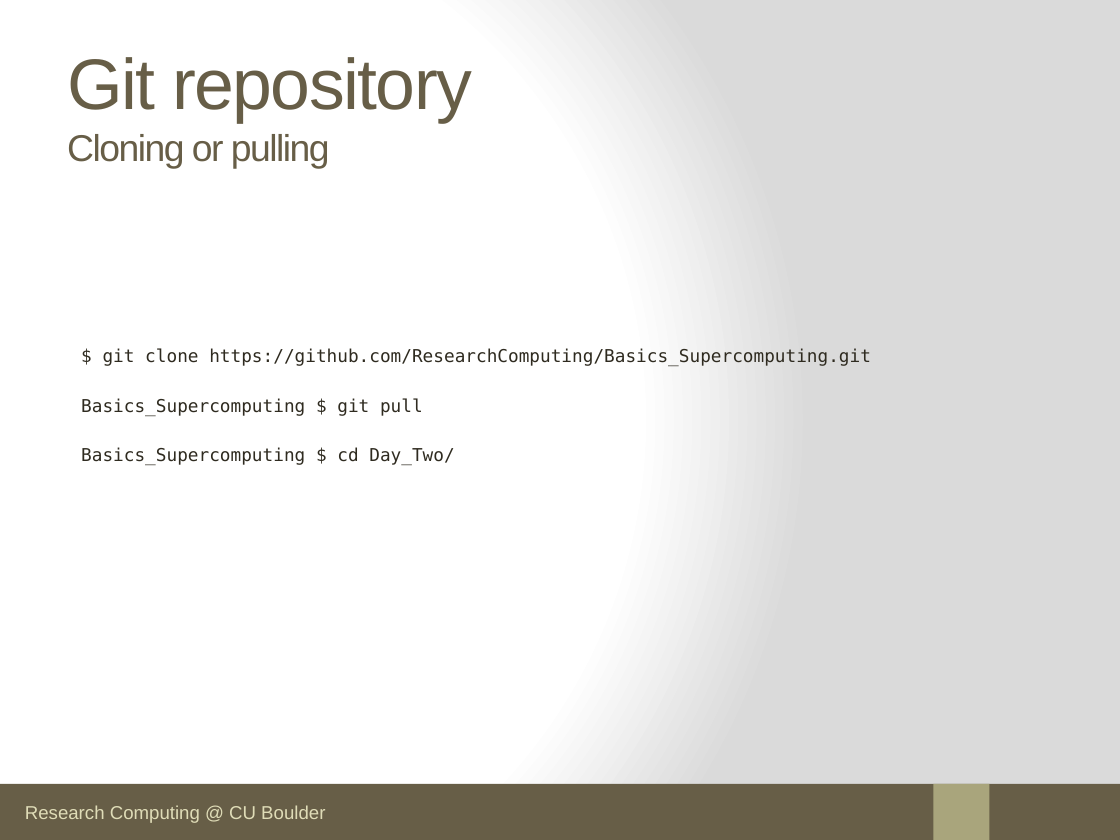
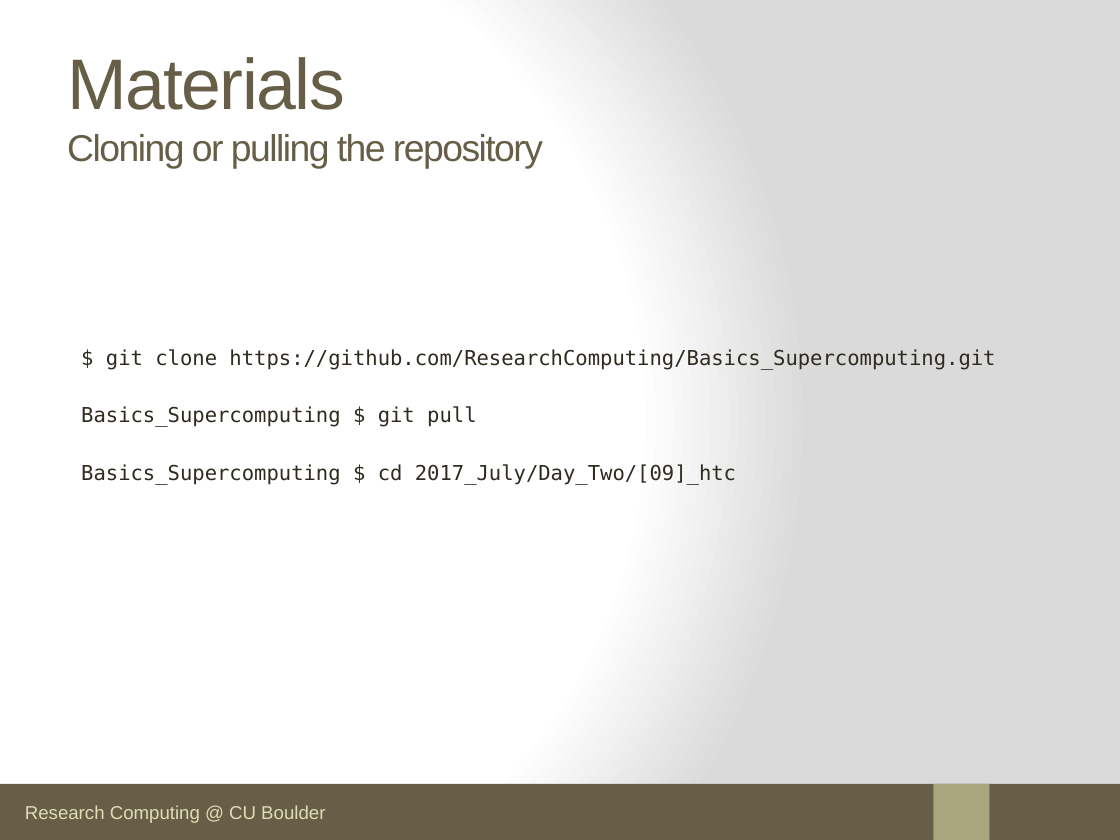
Before and after one commit to chzh1418/Basics_Supercomputing, a slide deck: slide 2 of 2017_July/Day_Two/[09]_htc.pptx. Drawn at 1120x840 pixels with LibreOffice and Linux fonts; fonts in the diff are those of the drawing. Boxes give left, top, right and bottom in pixels: in the first picture for what was removed or moved away, otherwise in the second. Text is boxed around its words. In the diff, an @@ line names an element or a change of style, - is before the commit and + after.

```diff
--- a/2017_July/Day_Two/[09]_htc.pptx
+++ b/2017_July/Day_Two/[09]_htc.pptx
@@ title at bbox=[67, 57, 543, 169]: text changed @@
-Git repository
-Cloning or pulling
+Materials
+Cloning or pulling the repository
@@ text at bbox=[81, 349, 995, 427]: size 11.4 to 13.2 pt in "$ git clone https://github.com/ResearchComputing/Basics_Supe ...", "Basics_Supercomputing $ git pull" @@
@@ text at bbox=[81, 464, 736, 485]: text changed; size 11.4 to 13.2 pt @@
-Basics_Supercomputing $ cd Day_Two/
+Basics_Supercomputing $ cd 2017_July/Day_Two/[09]_htc
```
Also in this commit, not shown: 2 other slides changed, 1 other file.
